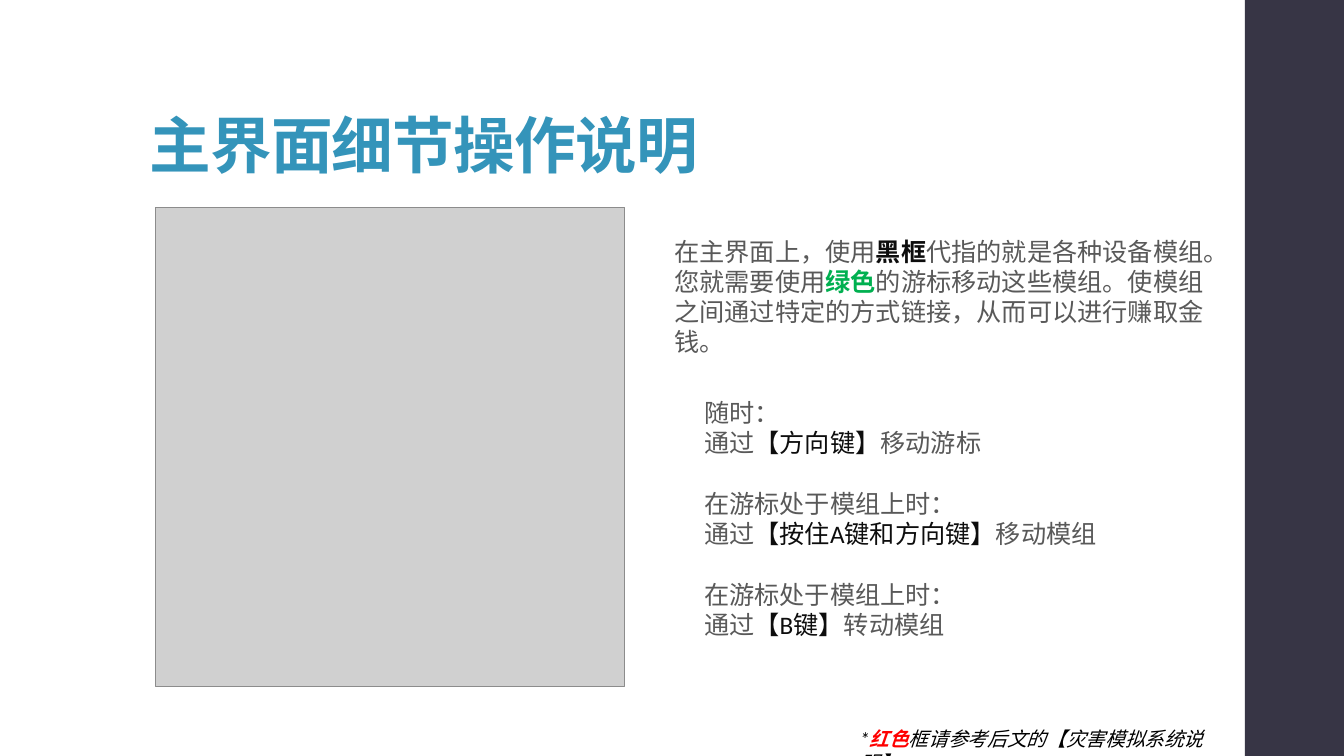
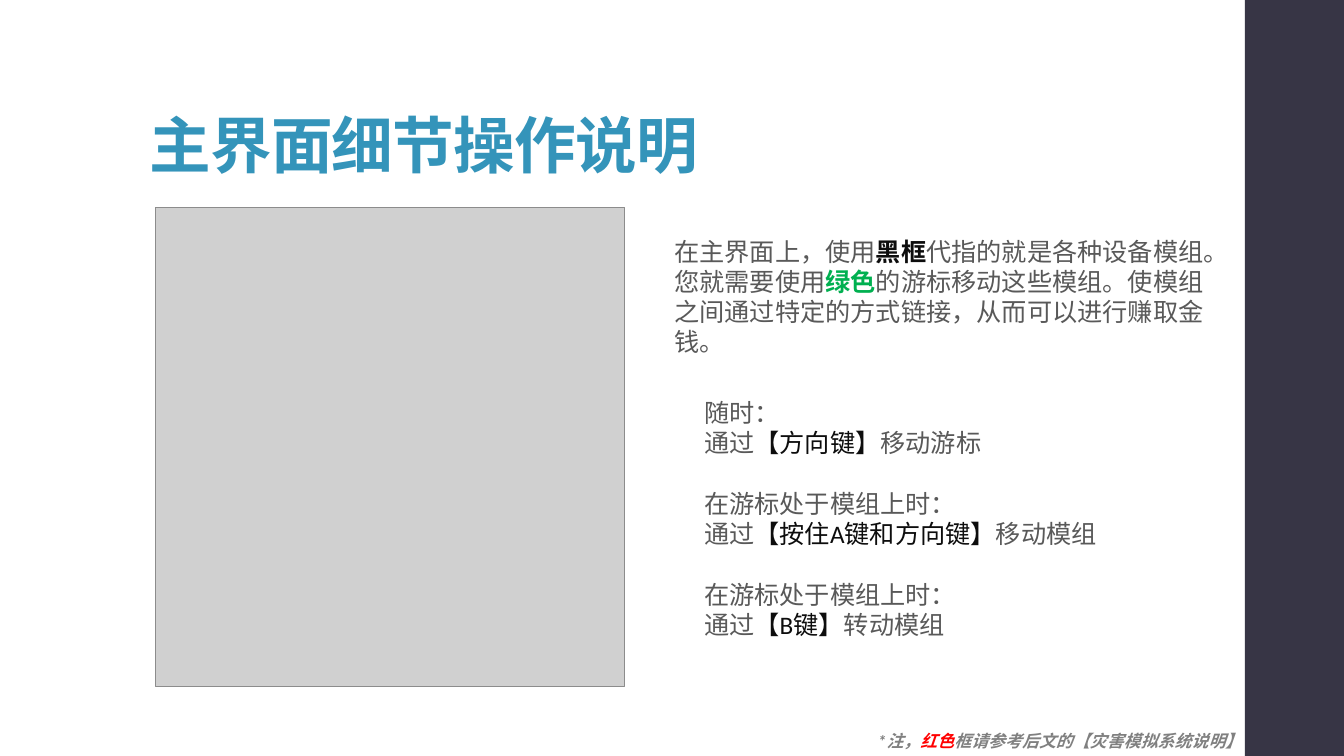
Before and after one commit to syx007/GamePlayGround, a slide deck: slide 6 of document/ROOT 操作指南.pptx. Drawn at 1344x756 pixels with LibreOffice and Linux fonts; fonts in the diff are those of the drawing; grey boxes stand for pictures. Boxes give left, top, right and bottom in pixels: in the first picture for what was removed or moved away, otherwise in the second. Text is boxed around its words. In the diff, an @@ line names an element or a change of style, - is before the commit and + after.

```diff
--- a/document/ROOT 操作指南.pptx
+++ b/document/ROOT 操作指南.pptx
@@ text at [887,733,1243,749]: text changed; size 14 to 12 pt; text colour #000000 to #808080; bold on @@
-*红色框请参考后文的【灾害模拟系统说明】
+*注，红色框请参考后文的【灾害模拟系统说明】
```
Also in this commit, not shown: 10 other slides changed, 3 slides added, 1 slide removed.
